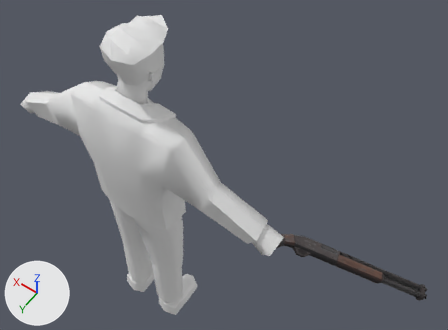
A saved change to the FBX model Assets/BZ_ENV/Models/bz_characters/player/bz_hero_01.fbx.
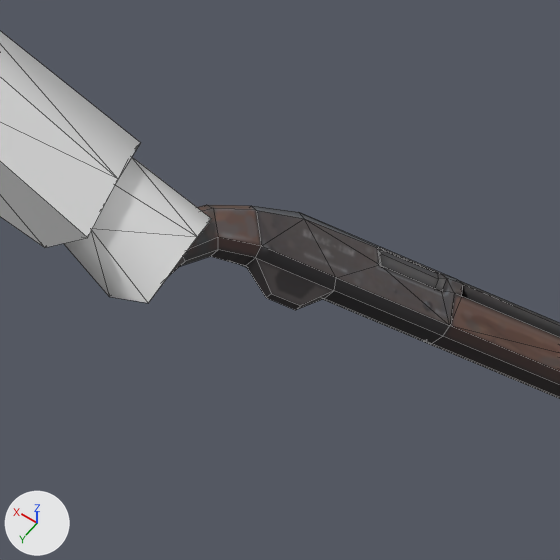
Old and new are each drawn whole from a 50 mm lens placed at (-1.325, 1.244, 3.424), pointed at (-0.263, -0.242, 1.089) and again close up on the part from 53% to 81% of the width and 57% to 95% of the height. Lighting does not change. The marker at lower left points along +X, +Y and +Z. The close-ups show mesh edges as thin lines. Where no turn or scale is listed for an object, it has been applied to the vertices.

Objects in the first close-up: 'bz_hero_01', 'bz_wp_shotgun_01'.
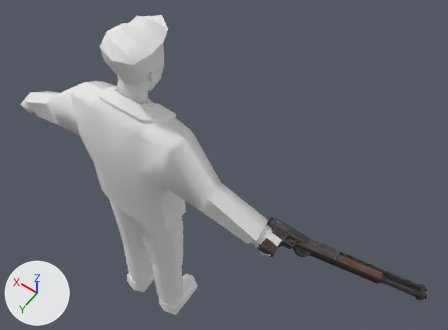
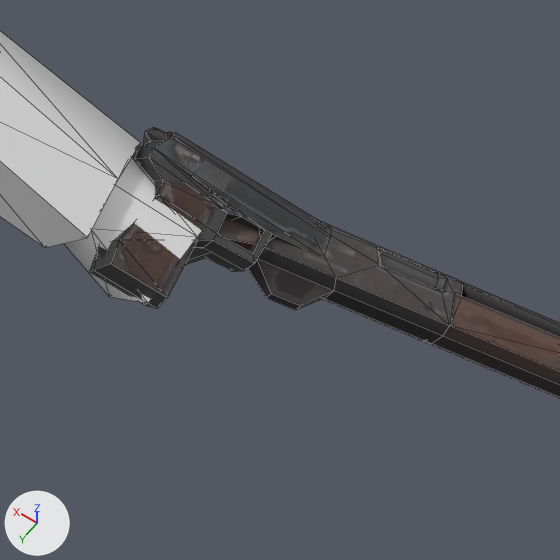
Boxes [x1, y1, x2, y2] around the edits, measured in the close-ups (560 x 560 px):
'bz_wp_handgun_01', added
    after: [89, 127, 331, 308]

Patch to the scene script:
```diff
--- a/Assets/BZ_ENV/Models/bz_characters/player/bz_hero_01.fbx.py
+++ b/Assets/BZ_ENV/Models/bz_characters/player/bz_hero_01.fbx.py
@@ me_cube_003 @@
+me_cube_003.from_pydata(...)  # 65 vertices, 75 faces; spans x -0.117..0.069, y -0.098..0.118, z -0.056..0.086
+me_cube_003.materials.append(mat_weapons_blend)  # picture img_bz_weapons_png
@@ ob_bz_wp_handgun_01 @@
+ob_bz_wp_handgun_01 = bpy.data.objects.new('bz_wp_handgun_01', me_cube_003)
+ob_bz_wp_handgun_01.location = (-0.713, -0.01, 1.153)
```
